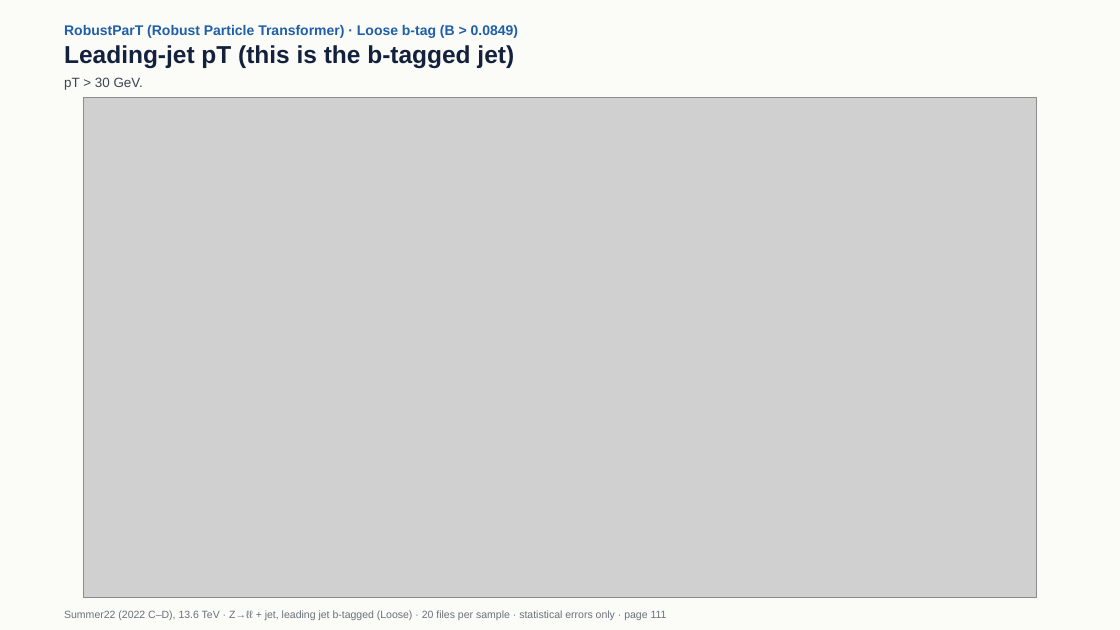
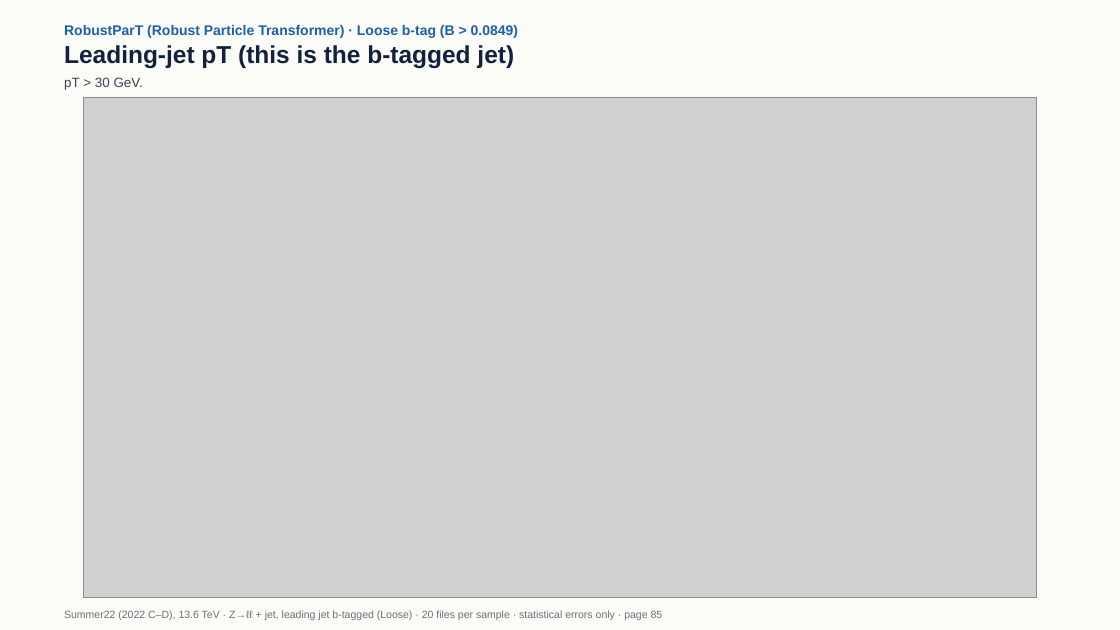
Before and after one commit to Pranjal-Srivastava-2023/BTVNanoCommissioning, a slide deck: slide 85 of hists_zbzc_run3_zpt/Summer22/slides_zbzc_btagL_3taggers_Summer22_zpt.pptx (slide 111 before the commit). Drawn at 1120x630 pixels with LibreOffice and Linux fonts; fonts in the diff are those of the drawing; grey boxes stand for pictures. Boxes give left, top, right and bottom in pixels: in the first picture for what was removed or moved away, otherwise in the second. Text is boxed around its words. In the diff, an @@ line names an element or a change of style, - is before the commit and + after.

```diff
--- a/hists_zbzc_run3_zpt/Summer22/slides_zbzc_btagL_3taggers_Summer22_zpt.pptx
+++ b/hists_zbzc_run3_zpt/Summer22/slides_zbzc_btagL_3taggers_Summer22_zpt.pptx
@@ text at <box>64,610,663,620</box>: text changed @@
-Summer22 (2022 C–D), 13.6 TeV · Z→ℓℓ + jet, leading jet b-tagged (Loose) · 20 files per sample · statistical errors only · page 111
+Summer22 (2022 C–D), 13.6 TeV · Z→ℓℓ + jet, leading jet b-tagged (Loose) · 20 files per sample · statistical errors only · page 85
```
Also in this commit, not shown: 102 other slides changed, 33 slides removed, 10 other files.
